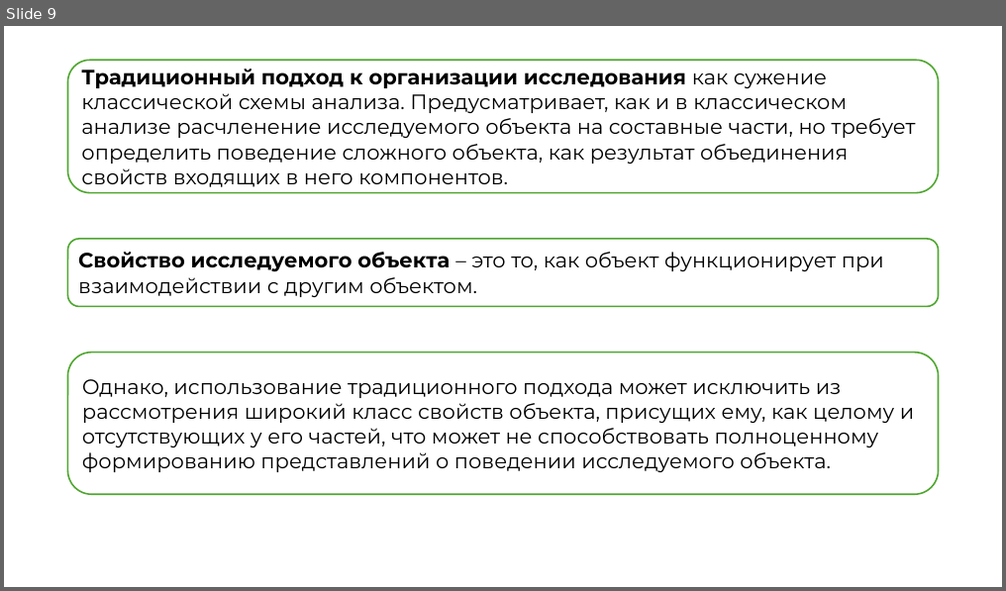
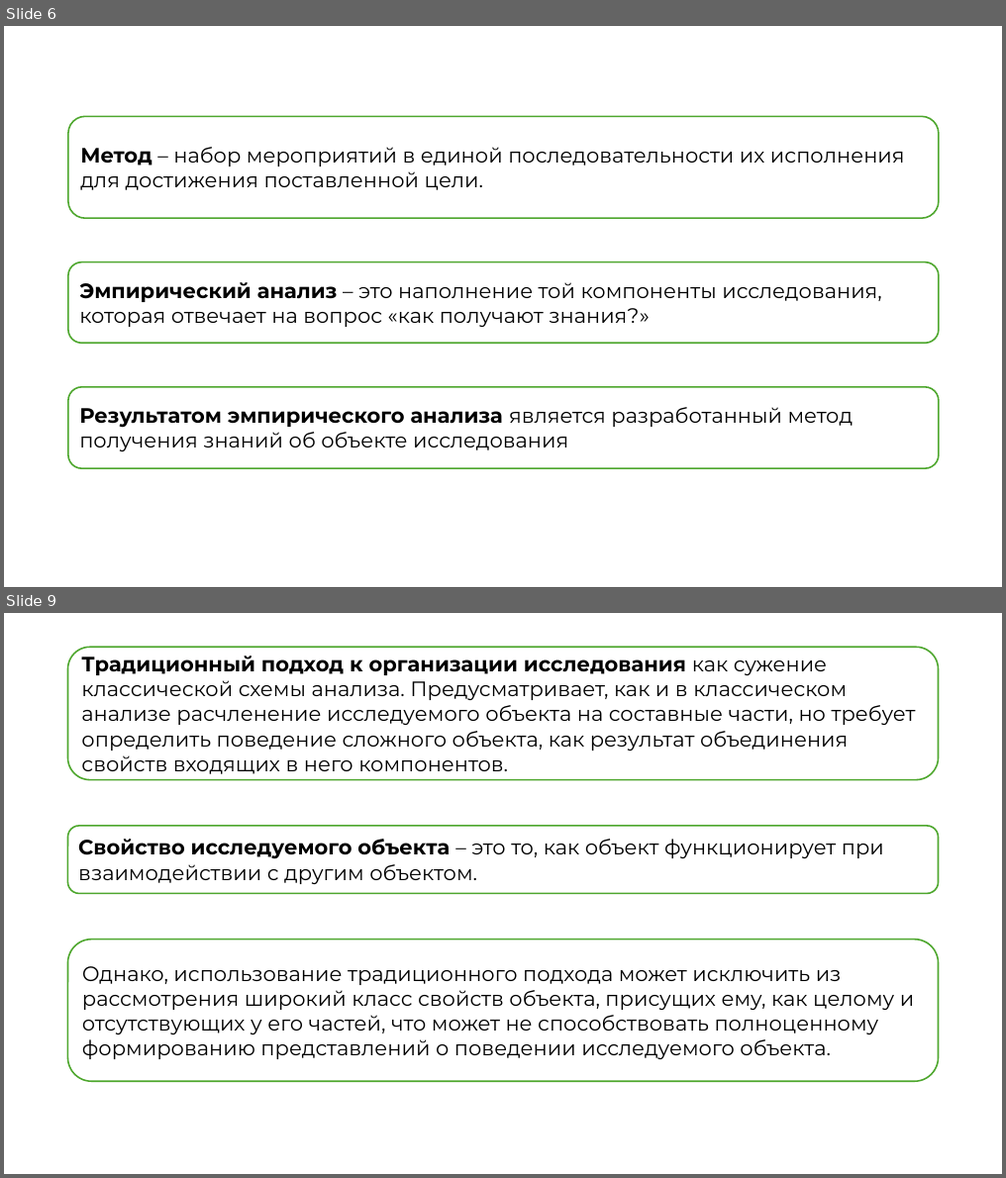
Before and after one commit to kuskas112/Labs, a slide deck: Основы системного анализа/lab1/lab1.pptx. Shown one above the other, each under a label of ours: slide 9 before the commit, slides 6 and 9 after it; the slides between them are not shown. The pictures are 1006x591 and 1006x1178 pixels, drawn with LibreOffice and Linux fonts; fonts in the diff are those of the drawing. Boxes give left, top, right and bottom in pixels: in the first picture for what was removed or moved away, otherwise in the second. Text is boxed around its words. In the diff, an @@ line names an element or a change of style, - is before the commit and + after.

```diff
--- a/Основы системного анализа/lab1/lab1.pptx
+++ b/Основы системного анализа/lab1/lab1.pptx
@@ slide 6 added at bbox=[4, 26, 1002, 587], background #FFFFFF @@
@@ rounded rectangle added at bbox=[68, 116, 939, 218], fill #FFFFFF, outline #4EA72E 1.5 pt, 20 pt, text #000000 @@
+Метод – набор мероприятий в единой последовательности их исполнения для достижения поставленной цели.
@@ rounded rectangle added at bbox=[68, 263, 939, 344], fill #FFFFFF, outline #4EA72E 1.5 pt, 20 pt, text #000000 @@
+Эмпирический анализ – это наполнение той компоненты исследования, которая отвечает на вопрос «как получают знания?»
@@ rounded rectangle added at bbox=[68, 387, 939, 470], fill #FFFFFF, outline #4EA72E 1.5 pt, 20 pt, text #000000 @@
+Результатом эмпирического анализа является разработанный метод получения знаний об объекте исследования
```
Also in this commit, not shown: 2 slides changed, 3 other slides added, 5 slides removed, 4 other files.
